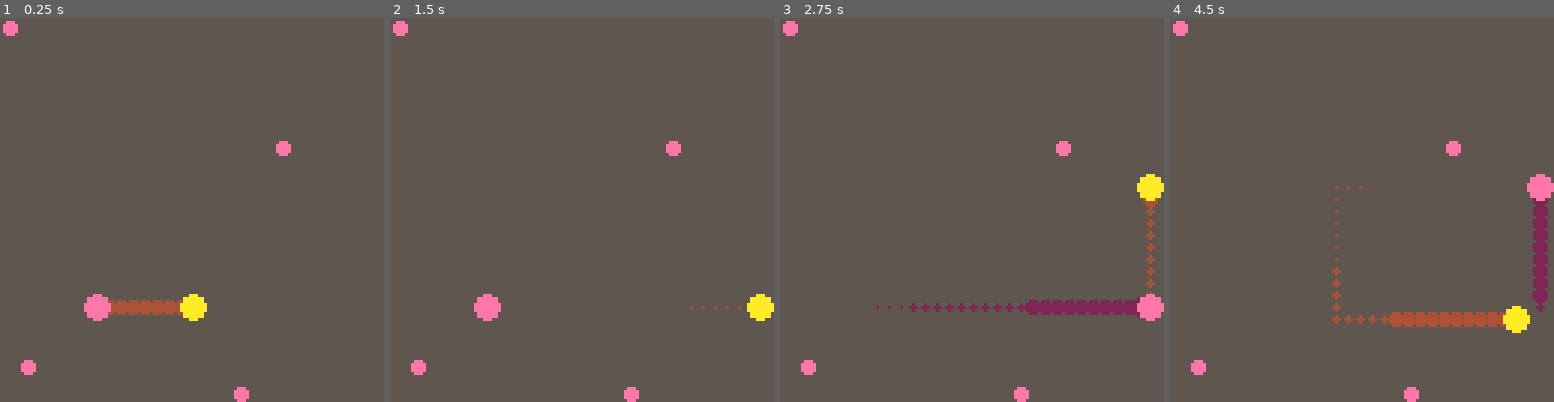
Above: before the commit, frames 1-4 (left to right).
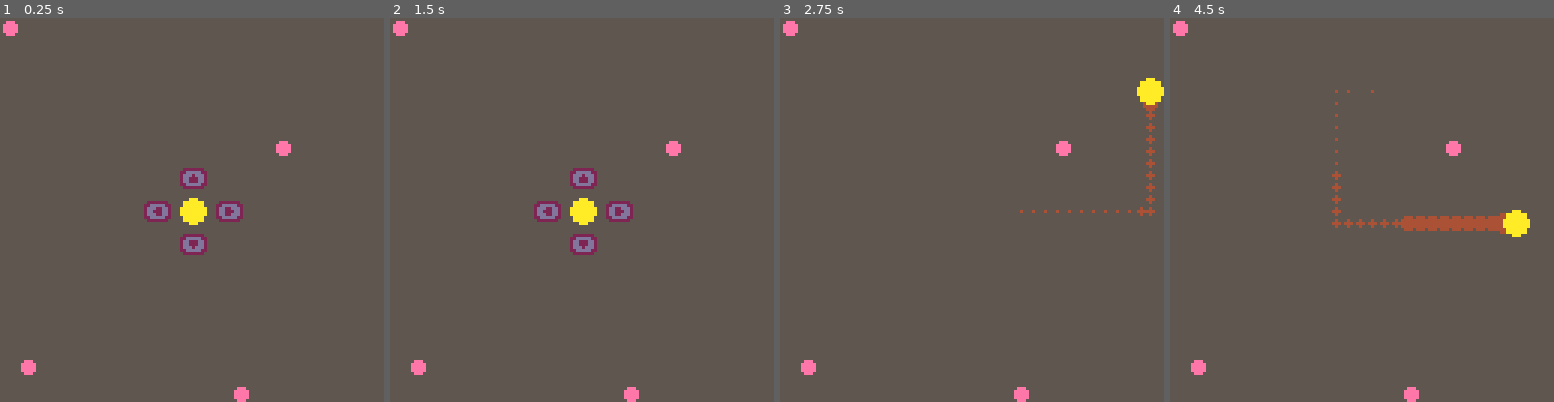
Above: after the commit, the same moments.

Repository: beetrootpaul/avoid-your-past
Game: PICO-8 cartridge living-in-the-past.p8
Two runs of this game, one before a commit and one after it. Both use one fixed random seed, a clock stepped at 60 frames per second and the inputs below.
Inputs:
- Up to frame 1 (0.25 s): no input
- Up to frame 2 (1.5 s): tap X (X key) at 0.33, 1.07 s; tap O (Z key) at 0.7 s
- Up to frame 3 (2.75 s): hold Right 1.6-2.1 s; tap O (Z key) at 1.7, 2.1, 2.5 s; tap X (X key) at 1.85 s; hold Up 2.15-2.42 s; hold Right from 2.47 s (still down)
- Up to frame 4 (4.5 s): tap O (Z key) every 0.4 s from 2.9 to 4.1 s; tap X (X key) at 2.97, 4.08 s; release Right at 3.03 s; hold Left 3.08-3.58 s; hold Down 3.63-3.97 s; hold Right from 4.02 s (still down)

The runs differ from the first frame. In frame 1, 3.2% of the frame differs, in the area x 21-64%, y 39-79%; in frame 2, 2.6%; in frame 3, 3.0%; in frame 4, 4.8%, in the area x 42-100%, y 18-83%.

Commit message:
start screen with arrow glyphs

Diff:
--- a/src/main.lua
+++ b/src/main.lua
@@ -1,12 +1,14 @@
 u = new_utils()
+
+local game_state = "start"
 
 local level = new_level({
     number_of_memory_triggers = 4
 })
 
 local player = new_player({
-    x = u.screen_edge_length * 1 / 4,
-    y = u.screen_edge_length * 3 / 4,
+    x = u.screen_edge_length / 2,
+    y = u.screen_edge_length / 2,
     memory = nil,
 })
 
@@ -20,10 +22,26 @@
 end
 
 function _init()
-    add_memory()
 end
 
 function _update()
+    if game_state == "start" then
+        if btnp(u.buttons.l) then
+            player.direct_left()
+            game_state = "gameplay"
+        elseif btnp(u.buttons.r) then
+            player.direct_right()
+            game_state = "gameplay"
+        elseif btnp(u.buttons.u) then
+            player.direct_up()
+            game_state = "gameplay"
+        elseif btnp(u.buttons.d) then
+            player.direct_down()
+            game_state = "gameplay"
+        end
+        return
+    end
+
     if btnp(u.buttons.l) then
         player.direct_left()
     end
@@ -78,12 +96,21 @@
     memory_chain.for_each_memory_in_order(player, function(memory)
         memory.draw()
     end)
+
+    if game_state == "start" then
+        local margin = 3
+        local time_dependent_boolean = ceil(sin(time() * 1.5) / 2) == 1
+        local glyph_color = time_dependent_boolean and u.colors.light_grey or u.colors.violet_grey
+        u.print_with_outline("⬅️", player.x - player.r - margin - 8, player.y - 2, glyph_color, u.colors.purple)
+        u.print_with_outline("➡️", player.x + player.r + margin + 2 , player.y - 2, glyph_color, u.colors.purple)
+        u.print_with_outline("⬆️", player.x - 3, player.y - player.r - margin - 6, glyph_color, u.colors.purple)
+        u.print_with_outline("⬇️", player.x - 3, player.y + player.r + margin + 2, glyph_color, u.colors.purple)
+    end
 end
 
 -- TODO: extract some noise out of main.lua
 -- TODO: SFXs
 -- TODO: VFXs
--- TODO: start game state
 -- TODO: color changer, memories not harmful nor visible in same color
 -- TODO: keys to collect to open level's exit
 -- TODO: better README: screenshots, explanation, keys
